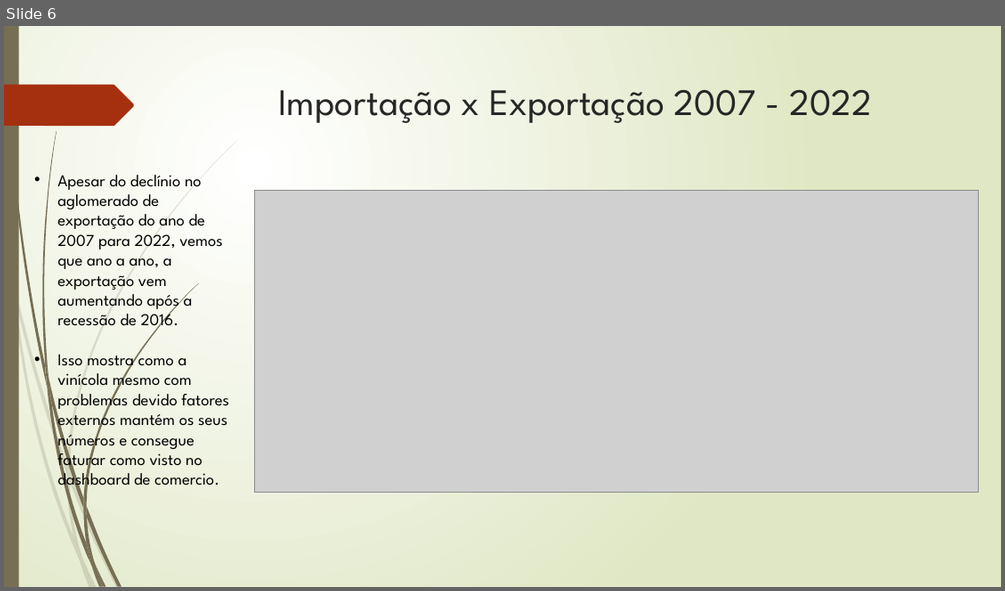
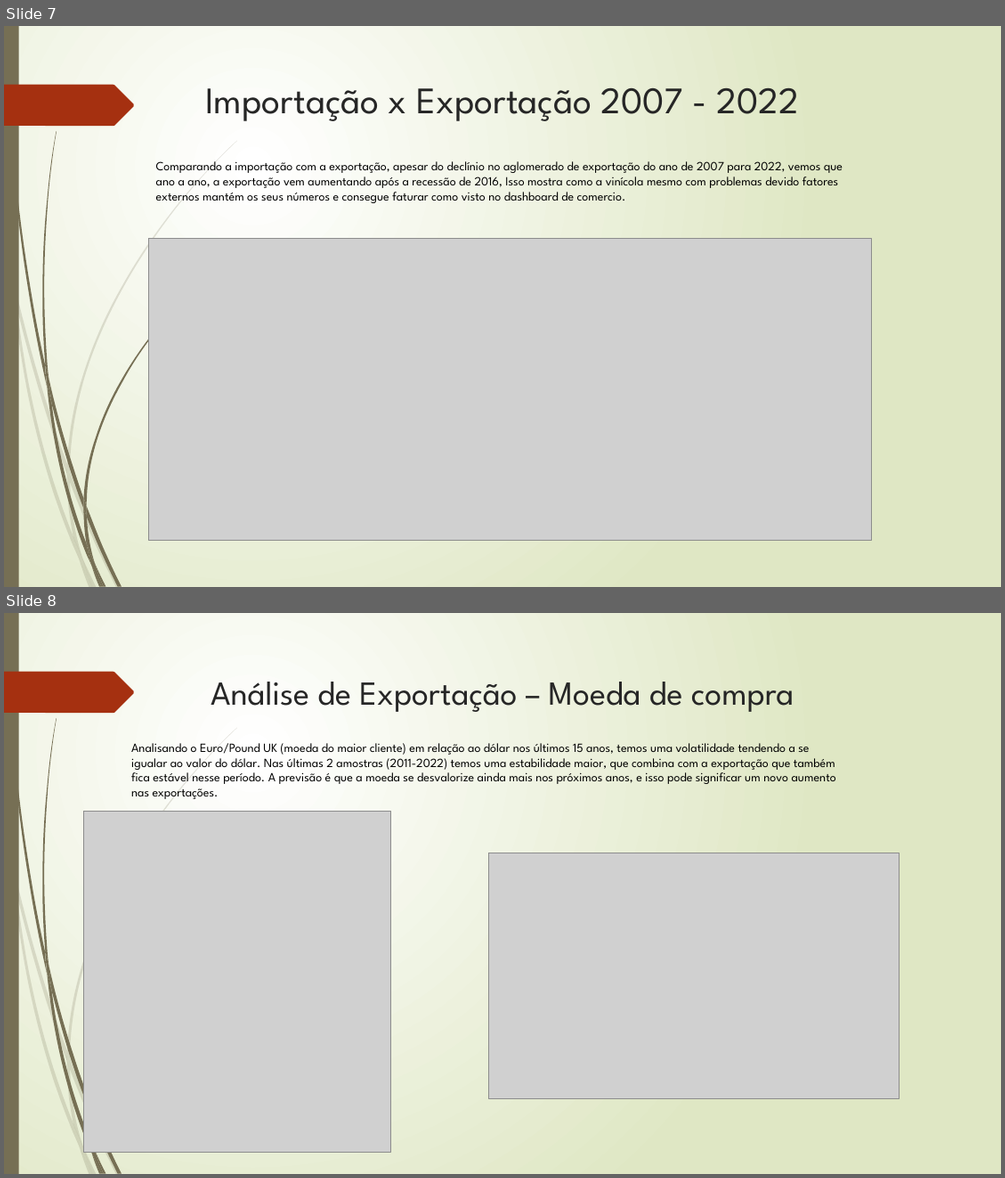
Before and after one commit to SinxCode/Tech-Challenge, a slide deck: Tech - Challenge.pptx. Shown one above the other, each under a label of ours: slide 6 before the commit, slides 7 and 8 after it. The pictures are 1005x591 and 1005x1178 pixels, drawn with LibreOffice and Linux fonts; fonts in the diff are those of the drawing; grey boxes stand for pictures. Boxes give left, top, right and bottom in pixels: in the first picture for what was removed or moved away, otherwise in the second. Text is boxed around its words. In the diff, an @@ line names an element or a change of style, - is before the commit and + after.

Commit message:
Add files via upload
POWER POINT FINAL PARA ENTREGA TECH CHALLENGE

```diff
--- a/Tech - Challenge.pptx
+++ b/Tech - Challenge.pptx
@@ slide 8 added at box(4, 613, 1001, 1174), background gradient #FFFFFF to #DFE8C4; not listed: 24 template elements that a slide beside it also shows @@
@@ title added at box(210, 682, 794, 712), 32.4 pt, text #262626 @@
+Análise de Exportação – Moeda de compra
@@ text added at box(131, 743, 836, 799), 12 pt, text #000000 @@
+Analisando o Euro/Pound UK (moeda do maior cliente) em relação ao dólar nos últimos 15 anos, temos uma volatilidade tendendo a se igualar ao valor do dólar. Nas últimas 2 amostras (2011-2022) temos uma estabilidade maior, que combina com a exportação que também fica estável nesse período. A previsão é que a moeda se desvalorize ainda mais nos próximos anos, e isso pode significar um novo aumento nas exportações.
@@ picture added at box(84, 811, 390, 1151) @@
@@ picture added at box(488, 853, 899, 1099) @@
@@ what was slide 6 is now slide 7 @@
@@ slide 7 changed as well @@
@@ title "Importação x Exportação 2007 - ...": place and size @@
-title "Importação x Exportação 2007 - ..." at box(278, 90, 871, 123)
+title "Importação x Exportação 2007 - ..." at box(205, 88, 798, 121)
@@ text at box(156, 161, 842, 203): text changed; size 16 to 12 pt @@
-• Apesar do declínio no aglomerado de exportação do ano de 2007 para 2022, vemos que ano a ano, a exportação vem aumentando após a recessão de 2016.
-• Isso mostra como a vinícola mesmo com problemas devido fatores externos mantém os seus números e consegue faturar como visto no dashboard de comercio.
+Comparando a importação com a exportação, apesar do declínio no aglomerado de exportação do ano de 2007 para 2022, vemos que ano a ano, a exportação vem aumentando após a recessão de 2016, Isso mostra como a vinícola mesmo com problemas devido fatores externos mantém os seus números e consegue faturar como visto no dashboard de comercio.
@@ picture: place and size @@
-picture at box(255, 191, 979, 491)
+picture at box(148, 239, 872, 540)
```
Also in this commit, not shown: 6 other slides changed, 3 other slides added.
